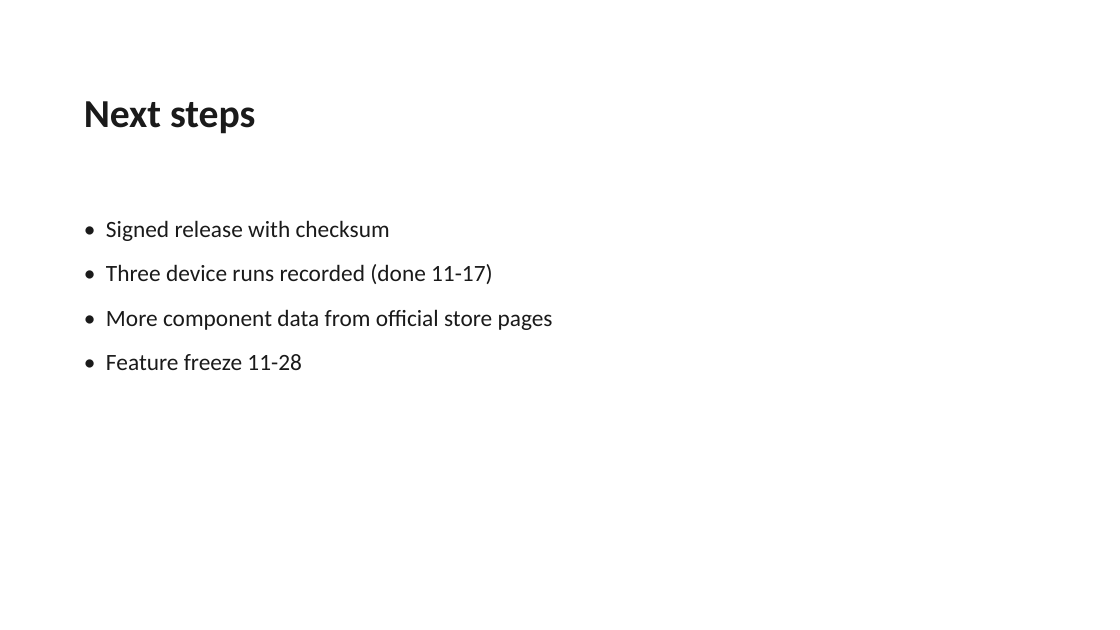
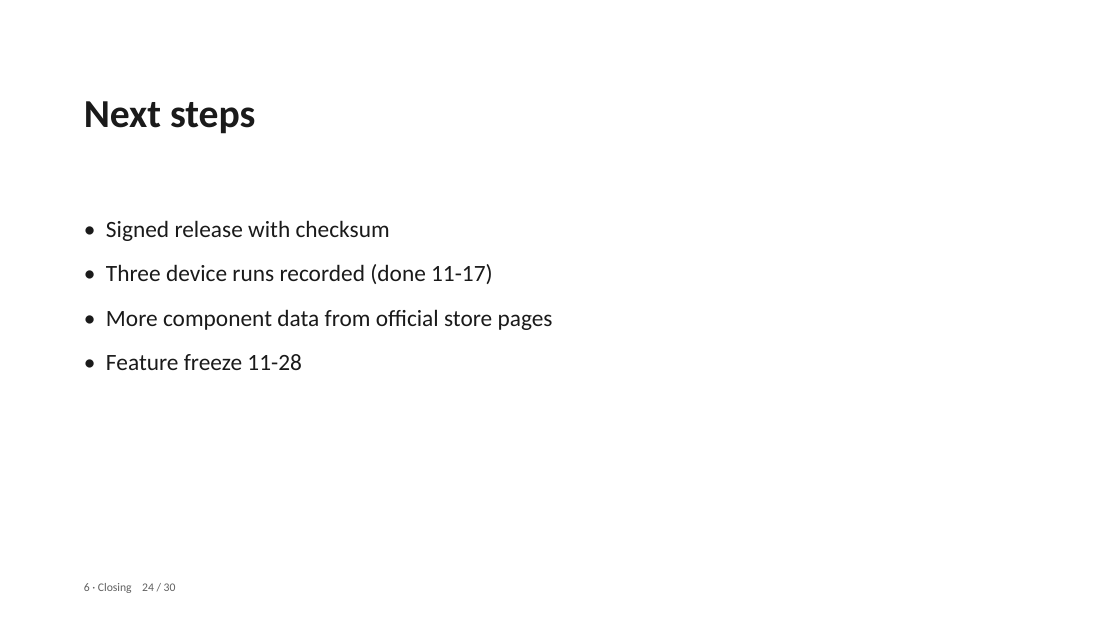
Before and after one commit to pc-buildmate/pcbuildmate, a slide deck: slide 24 of materials/source/Defense_Deck.pptx. Drawn at 1120x630 pixels with LibreOffice and Linux fonts; fonts in the diff are those of the drawing. Boxes give left, top, right and bottom in pixels: in the first picture for what was removed or moved away, otherwise in the second. Text is boxed around its words. In the diff, an @@ line names an element or a change of style, - is before the commit and + after.

```diff
--- a/materials/source/Defense_Deck.pptx
+++ b/materials/source/Defense_Deck.pptx
@@ text added at (x1=84, y1=583, x2=176, y2=593), 10 pt, text #606060 @@
+6 · Closing 24 / 30
```
Also in this commit, not shown: 28 other slides changed.
